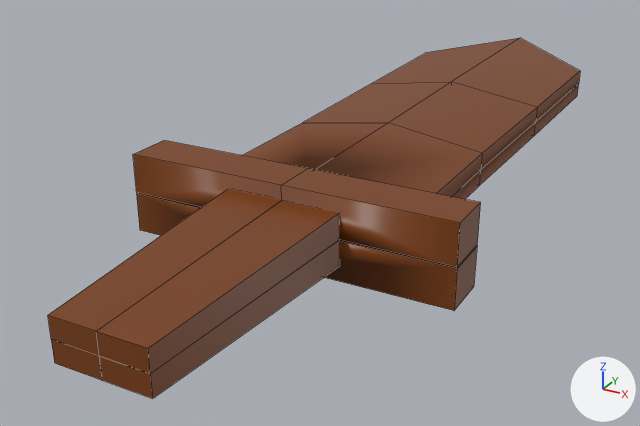
What one commit did to the OBJ model public/models/items/sword.obj.
Rendered twice from a 50 mm camera at (2.27, -6.76, 1.98) aimed at (-0.42, -1.87, -0.46). Lighting does not change. The marker at lower right points along +X, +Y and +Z. Mesh edges are drawn as thin lines. Where no turn or scale is listed for an object, it has been applied to the vertices.
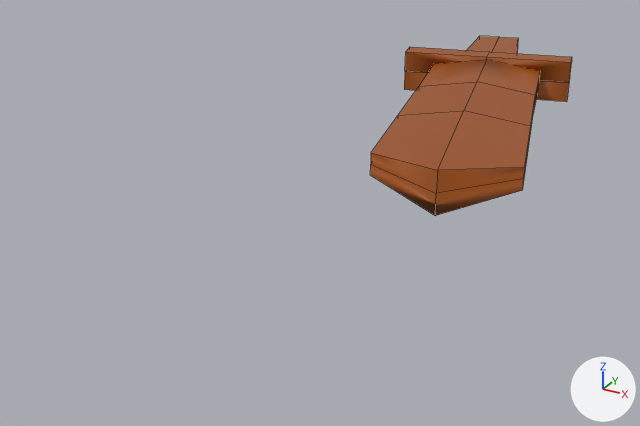
Commit message: Improved sword model

Where the change shows, as pixel boxes (x1, y1, x2, y2) in the pictures (640 x 426 px):
'Cube', recoloured, mesh turned: before (48, 38, 580, 399); after (370, 36, 572, 216)

Edits to the bpy script that builds the scene:
```text
Change mat_material:
    mat_material.base_color: (0.196, 0.0471, 0.00236) -> (0.351, 0.0803, 0.00307)  # brown #7a3d08 -> brown #a0500a
Change me_cube:
    where me_cube.from_pydata(...)  # 91 vertices, 90 faces; spans x -1.0..1.0, y -4.49..1.13, z -0.24..0.24
    used by ob_cube; location = (0.0, 0.0, 0.0)
    me_cube part 1: the whole mesh is turned -166.8 degrees about the z axis through its middle and scaled by 0.7, then moved by (0.1, 1.39, 0.0)
```
